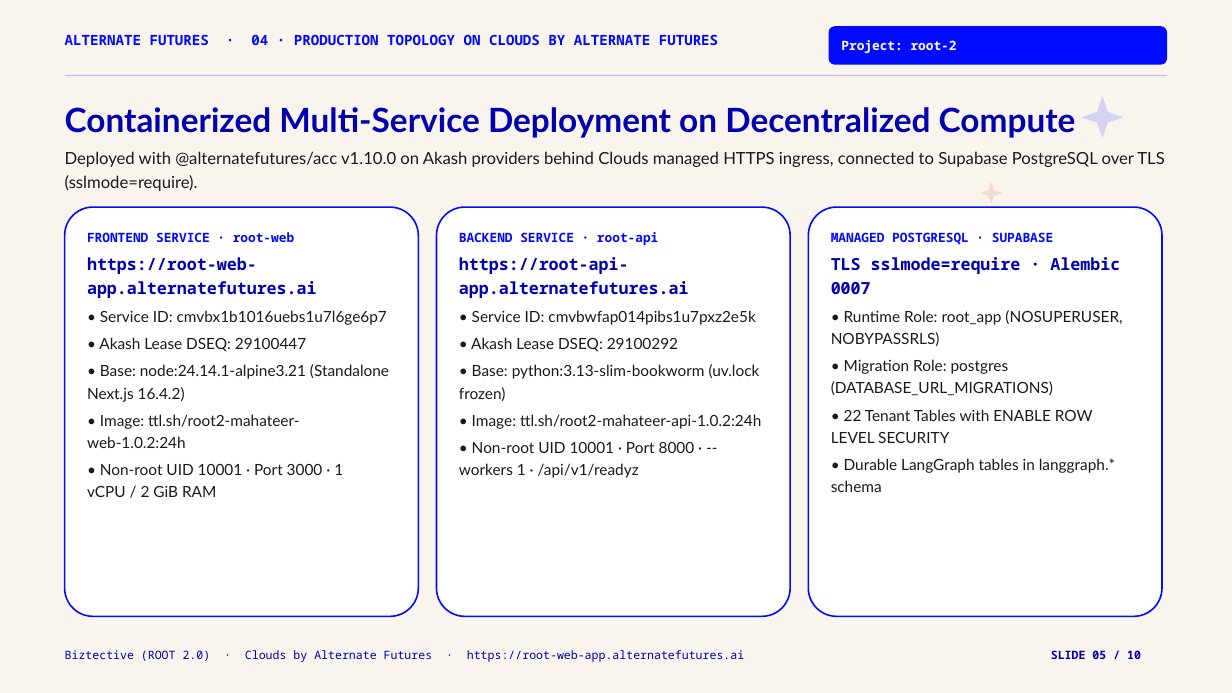
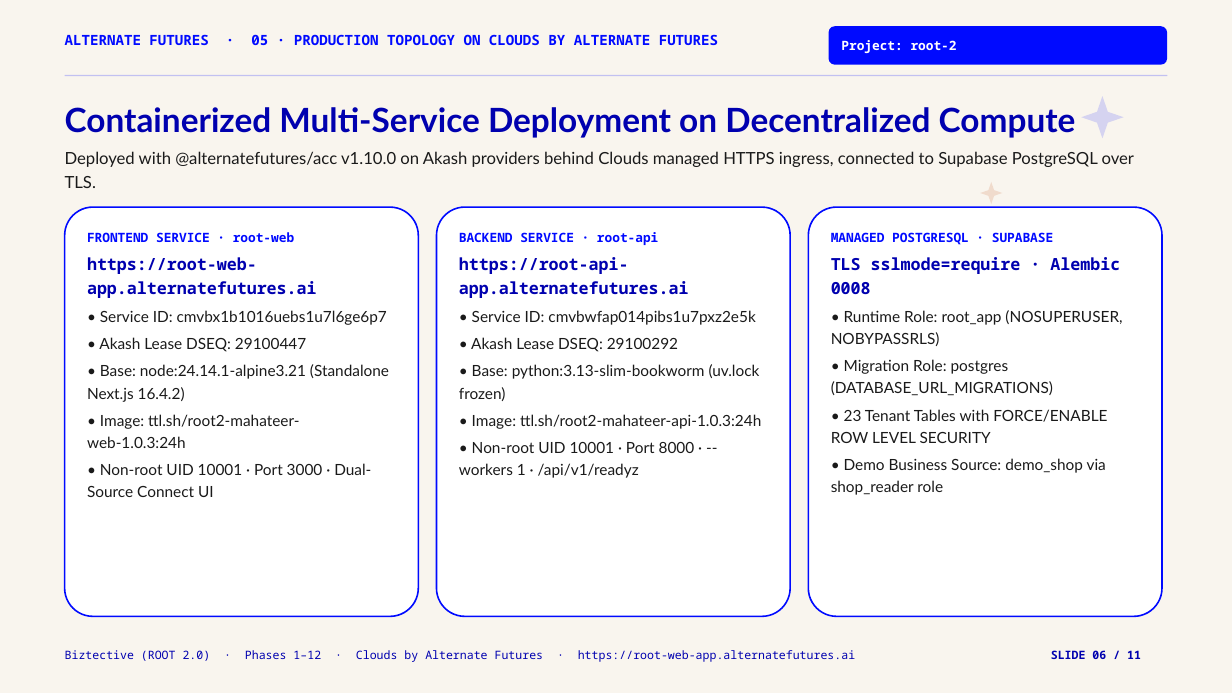
Before and after one commit to MahateerMuhammad/Biztective, a slide deck: slide 6 of docs/Biztective_Alternate_Futures_Deck.pptx (slide 5 before the commit). Drawn at 1232x693 pixels with LibreOffice and Linux fonts; fonts in the diff are those of the drawing. Boxes give left, top, right and bottom in pixels: in the first picture for what was removed or moved away, otherwise in the second. Text is boxed around its words. In the diff, an @@ line names an element or a change of style, - is before the commit and + after.

```diff
--- a/docs/Biztective_Alternate_Futures_Deck.pptx
+++ b/docs/Biztective_Alternate_Futures_Deck.pptx
@@ text at (65,34,718,45): text changed @@
-ALTERNATE FUTURES · 04 · PRODUCTION TOPOLOGY ON CLOUDS BY ALTERNATE FUTURES
+ALTERNATE FUTURES · 05 · PRODUCTION TOPOLOGY ON CLOUDS BY ALTERNATE FUTURES
@@ text at (65,151,1134,188): text changed @@
-Deployed with @alternatefutures/acc v1.10.0 on Akash providers behind Clouds managed HTTPS ingress, connected to Supabase PostgreSQL over TLS (sslmode=require).
+Deployed with @alternatefutures/acc v1.10.0 on Akash providers behind Clouds managed HTTPS ingress, connected to Supabase PostgreSQL over TLS.
@@ text in rounded rectangle at (831,257,1122,495): text changed @@
-TLS sslmode=require · Alembic 0007
-• Runtime Role: root_app (NOSUPERUSER, NOBYPASSRLS)
-• Migration Role: postgres (DATABASE_URL_MIGRATIONS)
-• 22 Tenant Tables with ENABLE ROW LEVEL SECURITY
-• Durable LangGraph tables in langgraph.* schema
+TLS sslmode=require · Alembic 0008
+• Runtime Role: root_app (NOSUPERUSER, NOBYPASSRLS)
+• Migration Role: postgres (DATABASE_URL_MIGRATIONS)
+• 23 Tenant Tables with FORCE/ENABLE ROW LEVEL SECURITY
+• Demo Business Source: demo_shop via shop_reader role
@@ text in rounded rectangle at (87,310,389,497): text changed @@
-• Service ID: cmvbx1b1016uebs1u7l6ge6p7
-• Akash Lease DSEQ: 29100447
-• Base: node:24.14.1-alpine3.21 (Standalone Next.js 16.4.2)
-• Image: ttl.sh/root2-mahateer-web-1.0.2:24h
-• Non-root UID 10001 · Port 3000 · 1 vCPU / 2 GiB RAM
+• Service ID: cmvbx1b1016uebs1u7l6ge6p7
+• Akash Lease DSEQ: 29100447
+• Base: node:24.14.1-alpine3.21 (Standalone Next.js 16.4.2)
+• Image: ttl.sh/root2-mahateer-web-1.0.3:24h
+• Non-root UID 10001 · Port 3000 · Dual-Source Connect UI
@@ text in rounded rectangle at (459,310,761,478): text changed @@
-• Service ID: cmvbwfap014pibs1u7pxz2e5k
-• Akash Lease DSEQ: 29100292
-• Base: python:3.13-slim-bookworm (uv.lock frozen)
-• Image: ttl.sh/root2-mahateer-api-1.0.2:24h
-• Non-root UID 10001 · Port 8000 · --workers 1 · /api/v1/readyz
+• Service ID: cmvbwfap014pibs1u7pxz2e5k
+• Akash Lease DSEQ: 29100292
+• Base: python:3.13-slim-bookworm (uv.lock frozen)
+• Image: ttl.sh/root2-mahateer-api-1.0.3:24h
+• Non-root UID 10001 · Port 8000 · --workers 1 · /api/v1/readyz
@@ text at (65,650,855,662): text changed @@
-Biztective (ROOT 2.0) · Clouds by Alternate Futures · https://root-web-app.alternatefutures.ai
+Biztective (ROOT 2.0) · Phases 1–12 · Clouds by Alternate Futures · https://root-web-app.alternatefutures.ai
@@ text at (1051,650,1141,659): text changed @@
-SLIDE 05 / 10
+SLIDE 06 / 11
```
Also in this commit, not shown: 9 other slides changed, 1 slide added, 3 other files.
